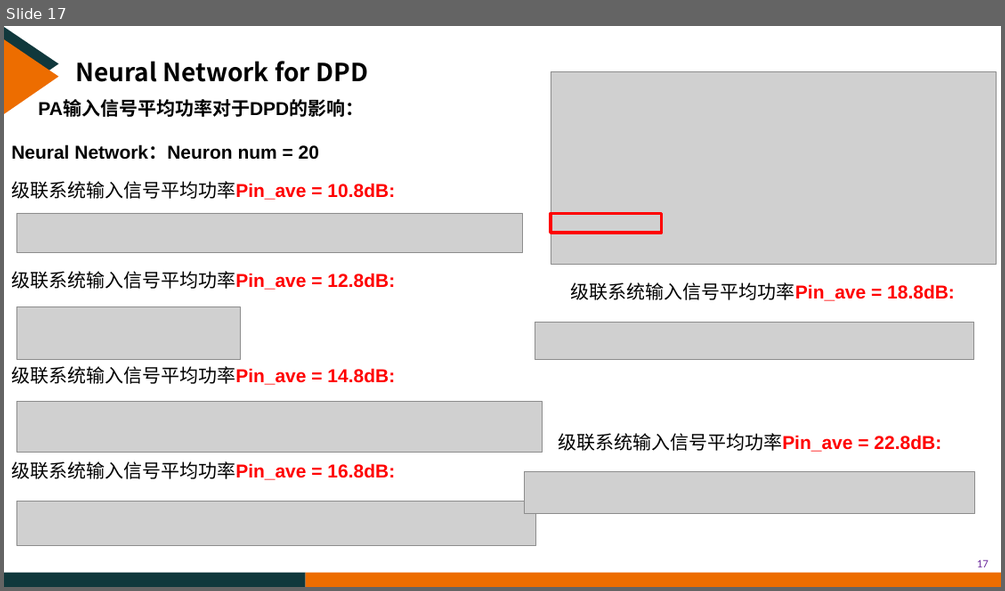
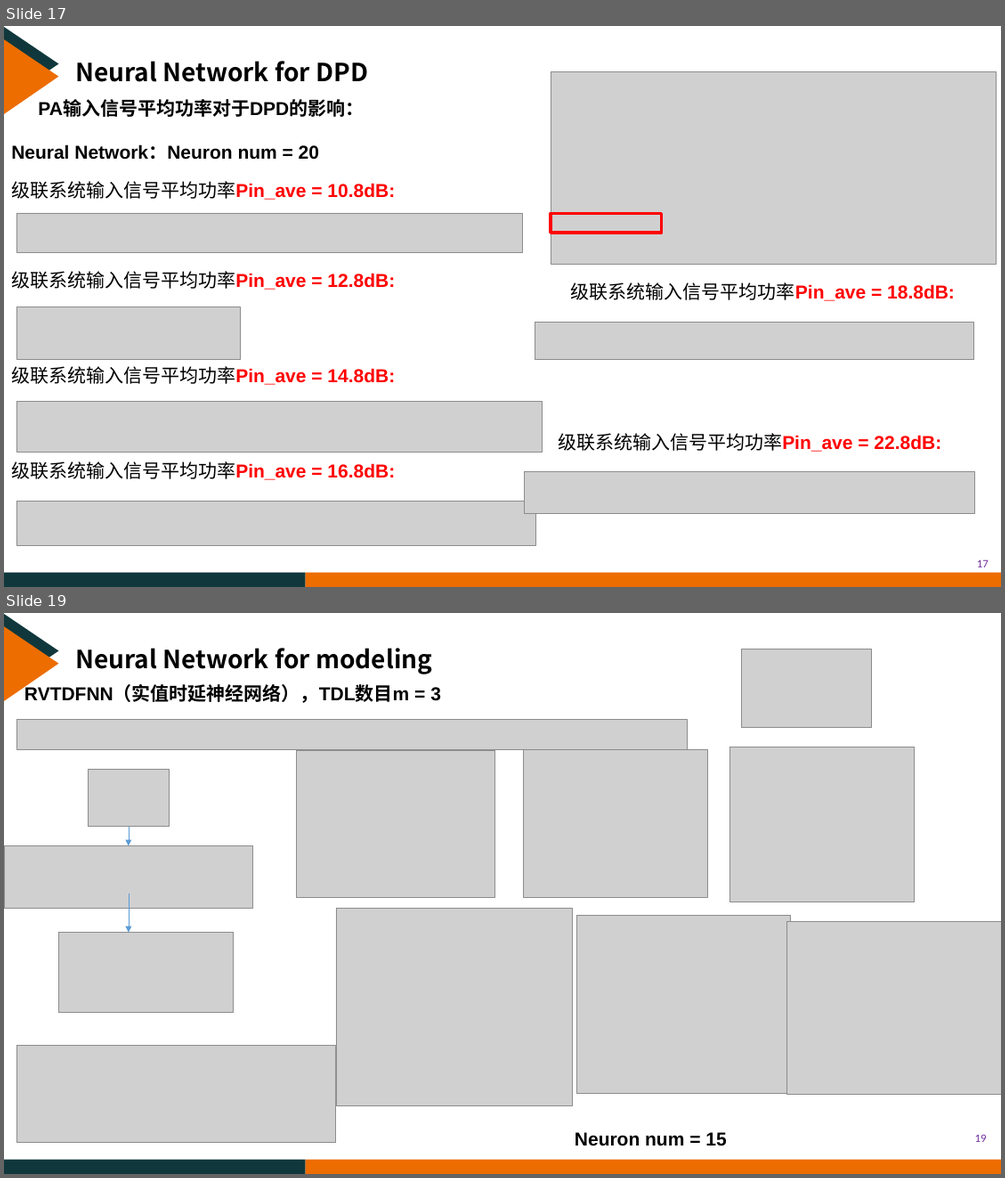
Before and after one commit to CreatorYu/Yu, a slide deck: YXQ.pptx. Shown one above the other, each under a label of ours: slide 17 before the commit, slides 17 and 19 after it; the slides between them are not shown. The pictures are 1005x591 and 1005x1178 pixels, drawn with LibreOffice and Linux fonts; fonts in the diff are those of the drawing; grey boxes stand for pictures; background and template pictures are left out. Boxes give left, top, right and bottom in pixels: in the first picture for what was removed or moved away, otherwise in the second. Text is boxed around its words. In the diff, an @@ line names an element or a change of style, - is before the commit and + after.

```diff
--- a/YXQ.pptx
+++ b/YXQ.pptx
@@ slide 19 added at <box>4,613,1001,1174</box>, background #FFFFFF; not listed: 4 template elements that a slide beside it also shows @@
@@ text added at <box>75,648,432,674</box>, 24 pt, text #000000, bold @@
+Neural Network for modeling
@@ picture added at <box>742,649,872,728</box> @@
@@ text added at <box>24,685,441,703</box>, 18 pt, text #000000, bold @@
+RVTDFNN（实值时延神经网络），TDL数目m = 3
@@ picture added at <box>17,719,688,750</box> @@
@@ picture added at <box>88,769,169,826</box> @@
@@ picture added at <box>297,751,495,897</box> @@
@@ picture added at <box>523,749,707,897</box> @@
@@ picture added at <box>730,747,914,902</box> @@
@@ arrow added from (129, 826) to (129, 845), #5B9BD5 0.5 pt @@
@@ picture added at <box>4,845,253,908</box> @@
@@ arrow added from (129, 893) to (129, 933), #5B9BD5 0.5 pt @@
@@ picture added at <box>58,933,234,1013</box> @@
@@ picture added at <box>336,908,573,1106</box> @@
@@ picture added at <box>577,915,791,1094</box> @@
@@ picture added at <box>787,922,1001,1094</box> @@
@@ picture added at <box>17,1046,336,1142</box> @@
@@ text added at <box>574,1132,726,1146</box>, 18 pt, text #000000, bold @@
+Neuron num = 15
@@ page number added at <box>975,1134,987,1142</box>, 11 pt, text #7030A0 @@
+19
```
Also in this commit, not shown: 1 slide changed, 1 other slide added, 2 other files.
